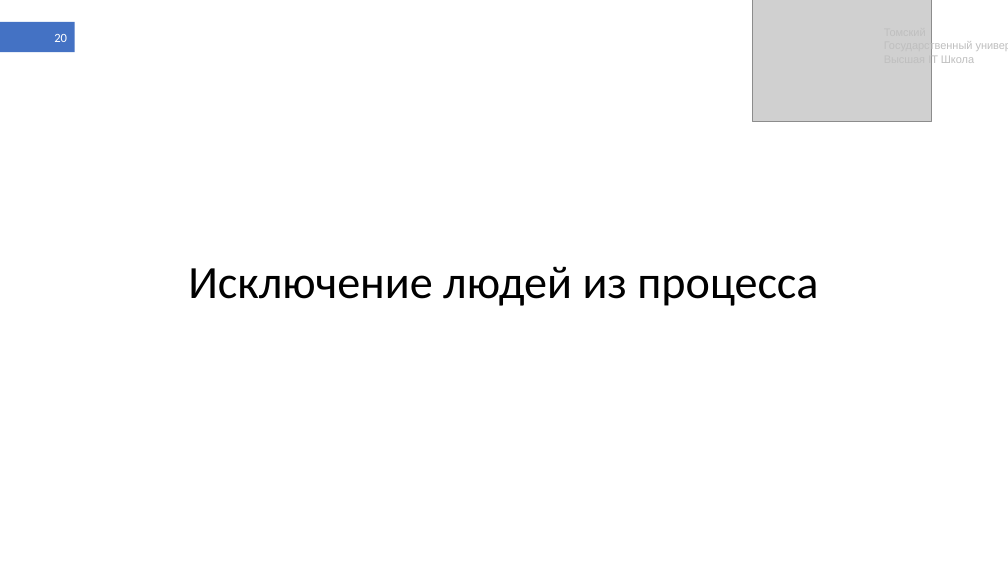
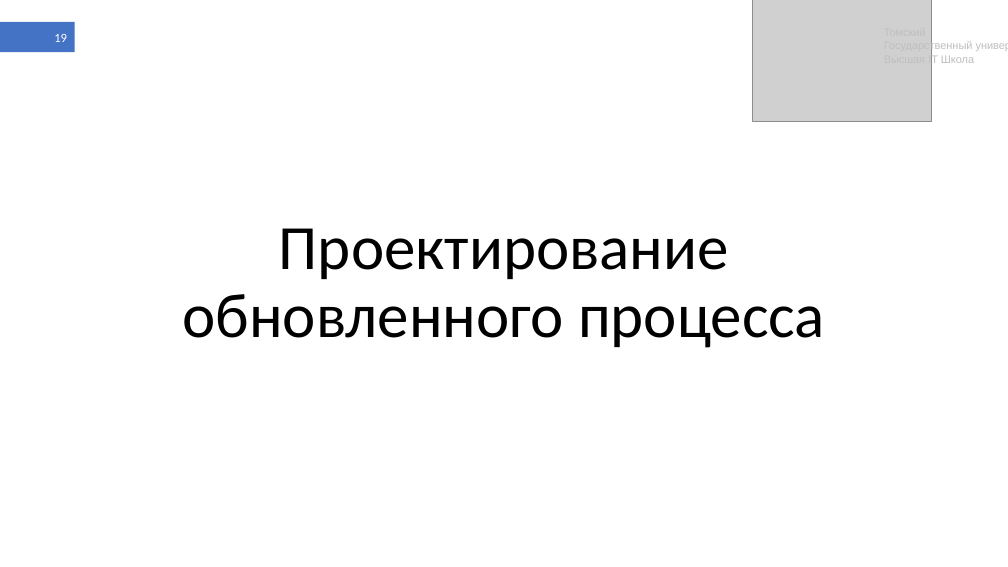
Before and after one commit to shameoff/GraduateWork, a slide deck: slide 19 of Презентация ВКР (в шаблоне).pptx (slide 20 before the commit). Drawn at 1008x567 pixels with LibreOffice and Linux fonts; fonts in the diff are those of the drawing; grey boxes stand for pictures. Boxes give left, top, right and bottom in pixels: in the first picture for what was removed or moved away, otherwise in the second. Text is boxed around its words. In the diff, an @@ line names an element or a change of style, - is before the commit and + after.

```diff
--- a/Презентация ВКР (в шаблоне).pptx
+++ b/Презентация ВКР (в шаблоне).pptx
@@ page number at (x1=54, y1=34, x2=67, y2=42): text changed @@
-20
+19
@@ title added at (x1=182, y1=228, x2=825, y2=348), 60 pt, text #000000 @@
+Проектирование обновленного процесса
@@ title removed at (x1=188, y1=266, x2=818, y2=306) @@
-Исключение людей из процесса
```
Also in this commit, not shown: 14 other slides changed, 12 slides added, 6 slides removed, 4 other files.
